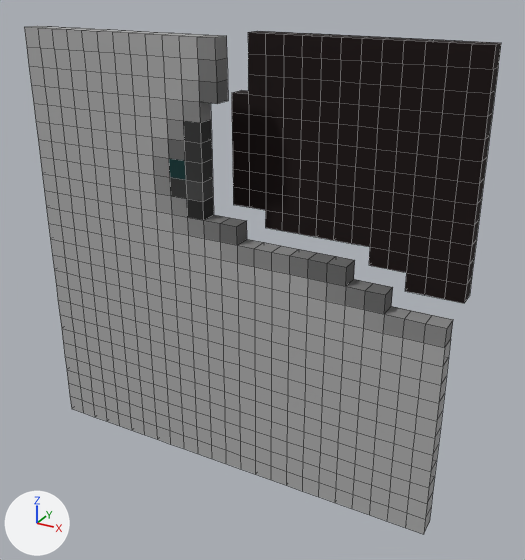
One commit to the OBJ model WindingTale2/Assets/Resources/Shapes/Shapes_30/Shape_30_124.obj: the scene before it, then after it.
Before and after are seen from a 50 mm lens placed at (1.88, -3.37, 1.52), pointed at (0.12, -0.17, -0.08). The lights are fixed; the arrows at lower left show +X, +Y and +Z. The first picture is the older version. Mesh edges are drawn as thin lines. Where no turn or scale is listed for an object, it has been applied to the vertices. Vertices at exactly the same position are counted once.

The older version as bpy lines, for what is in view:
```python
me_shape_30_124 = bpy.data.meshes.new('Shape_30_124')
me_shape_30_124.from_pydata(...)  # 1304 vertices, 1300 faces; spans x -1.2..1.2, y -0.4..0.0, z -1.2..1.2
me_shape_30_124.materials.append(mat_palette)  # picture img_shape_30_124_png
# before: 178 (-0.1, -0.4, 0.9) at pixel (199, 101), 179 (-0.1, -0.3, 0.9), 180 (0.0, -0.4, 0.9) at pixel (217, 103), 181 (0.0, -0.3, 0.9) at pixel (228, 100), 230 (-0.1, -0.4, 0.8) at pixel (200, 122)
# before: 231 (-0.1, -0.3, 0.8) at pixel (211, 119), 284 (-0.1, -0.4, 0.7) at pixel (200, 143), 285 (-0.1, -0.3, 0.7) at pixel (211, 139), 336 (-0.1, -0.4, 0.6) at pixel (201, 163), 337 (-0.1, -0.3, 0.6) at pixel (212, 158)
ob_shape_30_124 = bpy.data.objects.new('Shape_30_124', me_shape_30_124)
ob_shape_30_124.location = (0.0, 0.0, 0.0)
```
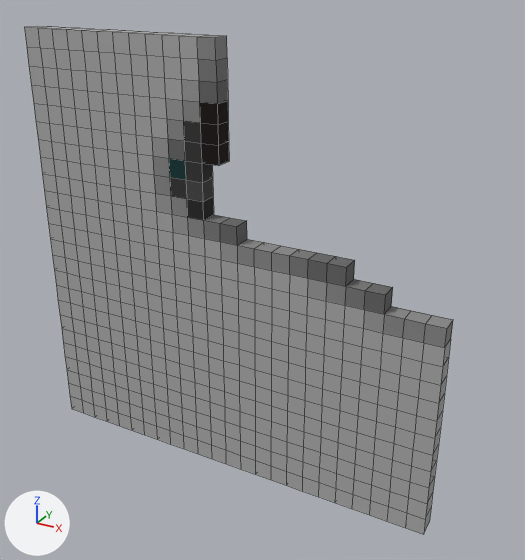
The newer file is also turned or shifted as a whole; pictures and numbers use the older file's frame.

Where the change shows, as pixel boxes [x1, y1, x2, y2] in the pictures (525 x 560 px):
'Shape_30_124', reshaped (10% narrower)
    before: [24, 26, 501, 534]
    after: [24, 26, 453, 534]
part 1 of me_shape_30_124, deleted
    before: [232, 31, 501, 303]
part 2 of me_shape_30_124, built on
    before: [199, 102, 212, 163]
    after: [199, 101, 229, 166]

Diff of the bpy script that builds the scene:
```diff
--- a/WindingTale2/Assets/Resources/Shapes/Shapes_30/Shape_30_124.obj.py
+++ b/WindingTale2/Assets/Resources/Shapes/Shapes_30/Shape_30_124.obj.py
@@ me_shape_30_124 @@
 # used by ob_shape_30_124; location = (0.0, 0.0, 0.0)
 # verts and faces of me_shape_30_124; kept vertices keep their numbers, new ones are numbered from 1304
-me_shape_30_124.from_pydata(...)  # 1304 vertices, 1300 faces; spans x -1.2..1.2, y -0.4..0.0, z -1.2..1.2
+me_shape_30_124.from_pydata(...)  # 992 vertices, 990 faces; spans x -1.2..1.2, y -0.4..-0.3, z -1.2..1.2
+# me_shape_30_124 part 1: the loose piece of 318 vertices spanning x -0.1..1.2, y -0.1..0.0, z 0.0..1.2 is deleted
+# me_shape_30_124 part 2
+delete_faces([(178, 179, 181, 180), (178, 230, 231, 179), (230, 284, 285, 231), (284, 336, 337, 285)])
+for new, old in zip([*range(1304, 1310)], [230, 231, 284, 285, 336, 337]): verts[new] = verts[old] + (0.1, 0.0, 0.0)
+faces += [(180, 1304, 1305, 181), (178, 230, 1304, 180), (179, 181, 1305, 231), (1304, 1306, 1307, 1305), (230, 284, 1306, 1304), (231, 1305, 1307, 285)]
+faces += [(1306, 1308, 1309, 1307), (284, 336, 1308, 1306), (285, 1307, 1309, 337), (336, 337, 1309, 1308)]
 me_shape_30_124.materials.append(mat_palette)
```
